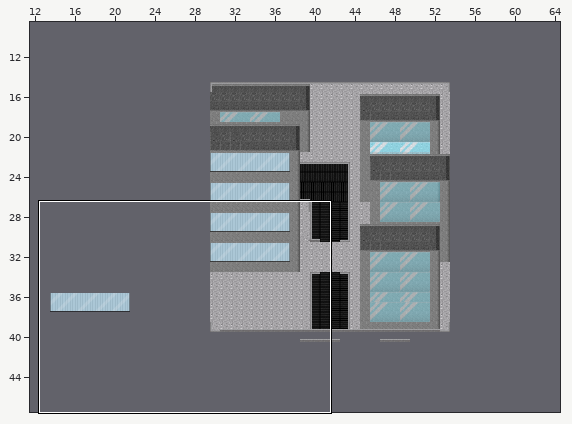
Tiled map (JSON), stored at main/resources/worlds/AtWaldomar.json. Above: a wide view before the commit, with the close-up outlined.
Close-up. As it was:
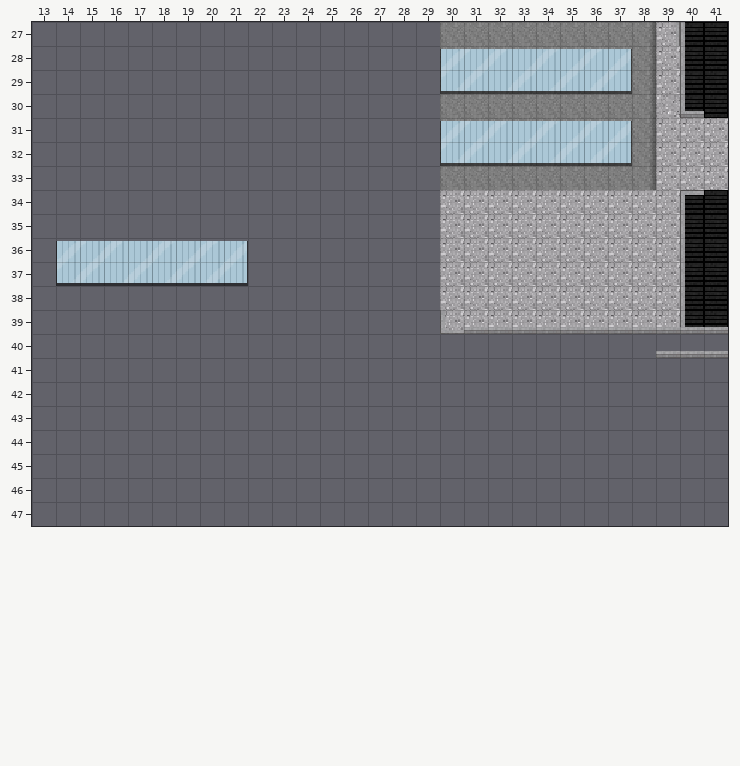
Cells are 16x16 px. Shown: x 13..41, y 27..47. The commit also changed other parts of the map, which this record leaves out.
The result:
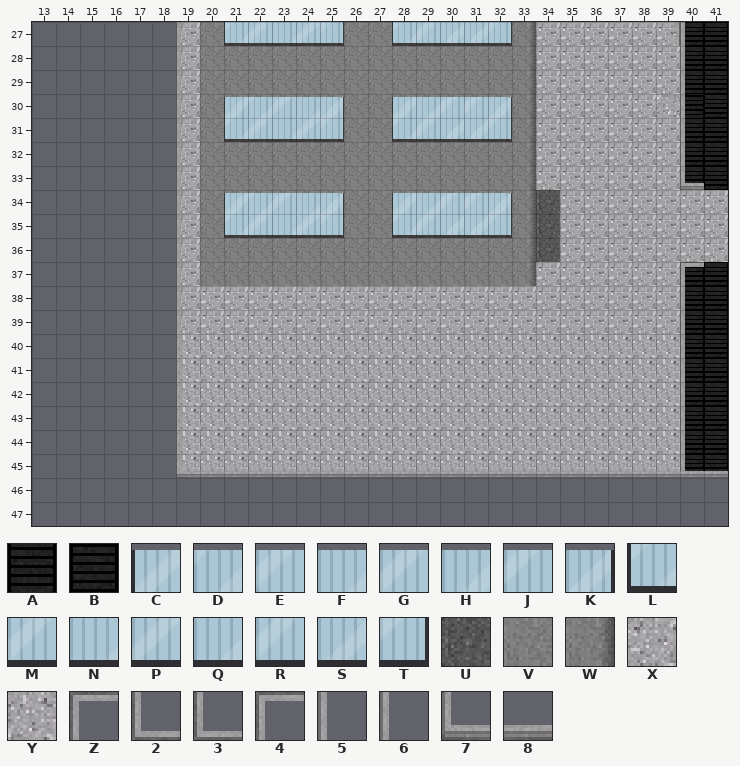
Key: from "conveyor_tileset(p)": A 0 flipped on the other diagonal, B 2 turned 90; from "outsidewindow_tilesheet": C 0, D 1, E 2, F 3, G 4, H 5, J 6, K 7, L 8, M 9, N 10, P 11, Q 12, R 13, S 14, T 15; from "roof_tilesheet": U 11, V 12, W 14; from "zesilia_tileset": X 0, Y 0 turned 90, Z 2, 2 2 turned 270, 3 4 turned 180, 4 4 turned 270, 5 9, 6 11 turned 180, 7 16, 8 17.
_ is an empty cell.
Tiles replaced or removed in this view: 2, 3, 4, 6, 7, 8, B, C, D, E, F, G, H, J, K, L, M, N, P, Q, R, S, T, V, W.
Tiles of an added or newly shown layer are drawn over the layers below it.
Change:
Changed rows in their new state; . is an unchanged cell.
Layer "Tile Layer 1":
first column x 19:
27 X....................
28 X....................
29 X....................
30 X....................
31 X....................
32 X....................
33 X....................
34 X....................
35 X....................
36 X....................
37 X....................
38 XXXXXXXXXXX..........
39 XXXXXXXXXXX..........
40 YYYYYYYYYYYYYYYYYYYYY
41 YYYYYYYYYYYYYYYYYYYYY
42 YYYYYYYYYYYYYYYYYYYYY
43 YYYYYYYYYYYYYYYYYYYYY
44 YYYYYYYYYYYYYYYYYYYYY
45 YYYYYYYYYYYYYYYYYYYYY
Layer "buidling3":
first column x 34:
30 ......A.
31 ......BB
32 ......BB
33 ......BB
34 U.....__
35 U.....__
36 U.....__
first column x 40:
40 BB
41 BB
42 BB
43 BB
44 BB
45 BB
Layer "curbs":
first column x 40:
30 5
31 5
32 5
33 7
34 _
35 _
36 _
37 Z
39 5
40 5
41 5
42 5
43 5
44 5
45 5
Layer "building":
first column x 14:
27 ......VVVVVVVVVV...W_____
28 ......VVVVVVVVVV...W_____
29 ......VVVVVVVVVV...W_____
30 ......VVVVVVVVVV...W_____
31 ......VVVVVVVVVV...W_____
32 ......VVVVVVVVVV...W_____
33 ......VVVVVVVVVV...W_____
34 ......VVVVVVVVVVVVVW.....
35 ......VVVVVVVVVVVVVW.....
36 ______VVVVVVVVVVVVVW.....
37 ______VVVVVVVVVVVVVW.....
Layer "edge" (removed):
first column x 30:
39 ____________
40 .........___
Layer "windows doors" (removed):
first column x 30:
28 ________
29 ________
31 ________
32 ________
Layer "newwindow" (added):
first column x 21:
27 LMNPT..LRSST
30 CDEFK..CHJJK
31 LMNPT..LRSST
34 CDEFK..CHJJK
35 LMNPT..LRSST
Layer "edges" (added):
first column x 19:
27 5......................
28 5......................
29 5......................
30 5......................
31 5......................
32 5......................
33 5......................
34 5......................
35 5......................
36 5......................
37 5......................
38 5......................
39 5......................
40 5......................
41 5......................
42 5......................
43 5......................
44 5......................
45 78888888888888888888888
Where, in picture pixels (left, top, right, bottom), the same in both close-ups:
changed: (56, 22, 728, 478)
